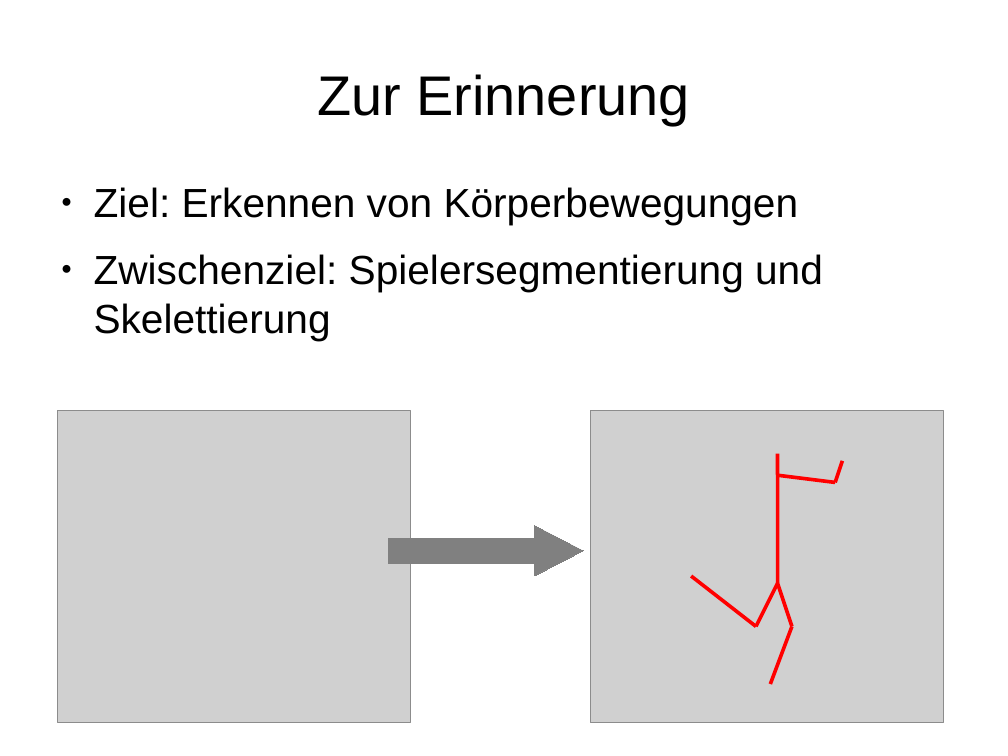
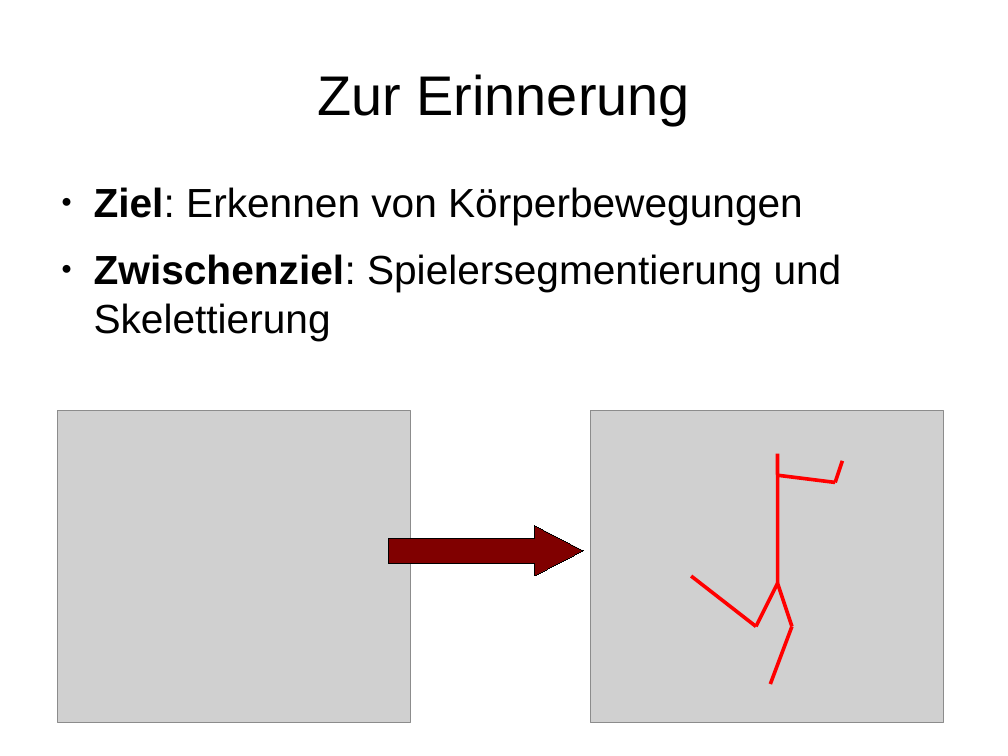
Before and after one commit to sandrellaella/bildverarbeitung, a slide deck: slide 2 of docs/Zwischenstand_1272012.odp. Drawn at 1008x756 pixels with LibreOffice and Linux fonts; fonts in the diff are those of the drawing; grey boxes stand for pictures. Boxes give left, top, right and bottom in pixels: in the first picture for what was removed or moved away, otherwise in the second. Text is boxed around its words. In the diff, an @@ line names an element or a change of style, - is before the commit and + after.

```diff
--- a/docs/Zwischenstand_1272012.odp
+++ b/docs/Zwischenstand_1272012.odp
@@ text "Ziel: Erkennen von Körperbewegungen" at <box>94,187,842,340</box>: bold on in "Ziel:", "Zwischenziel:" @@
@@ right arrow at <box>389,526,584,576</box>: fill #808080 to #800000; outline #808080 0 pt to #000000 0 pt @@
```
Also in this commit, not shown: 8 other slides changed, 5 slides added, 2 slides removed, 1 other file.
